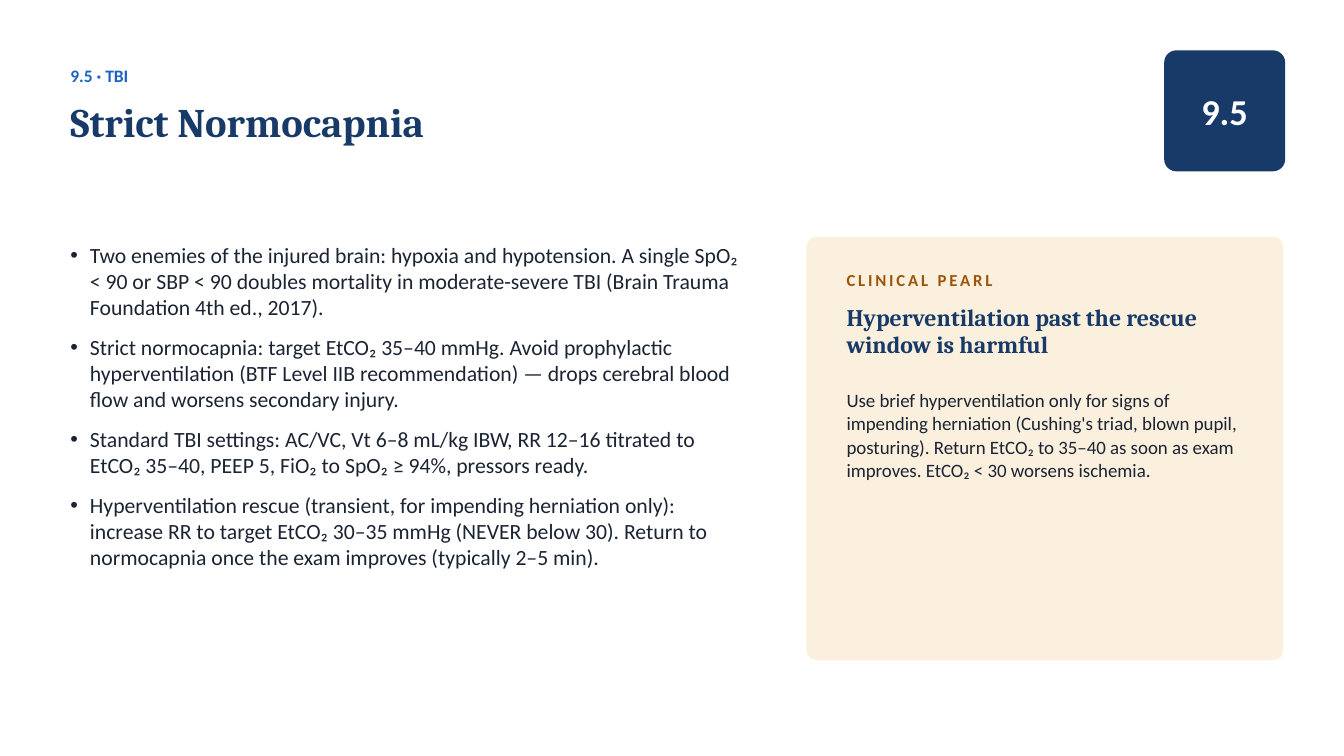
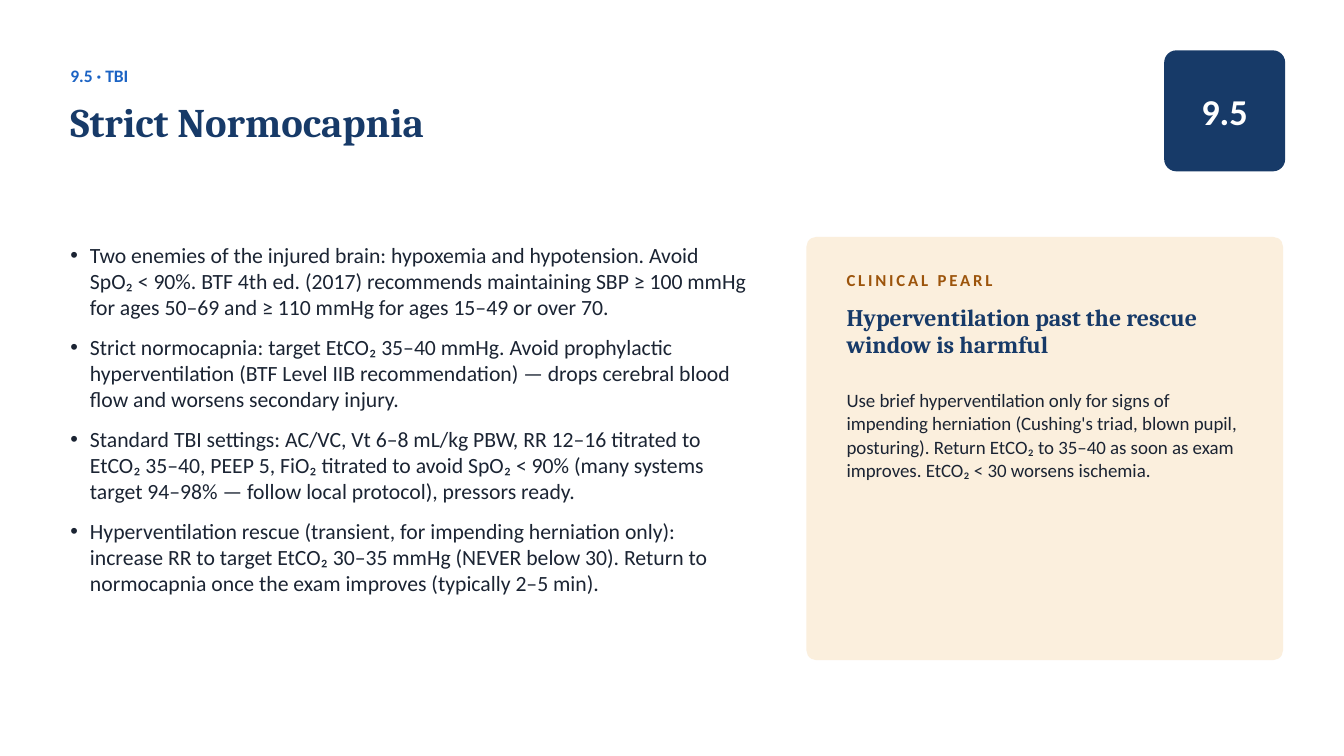
Before and after one commit to amr-kc-protocols/CES, a slide deck: slide 116 of public/decks/ventilator-academy-full-course.pptx. Drawn at 1344x756 pixels with LibreOffice and Linux fonts; fonts in the diff are those of the drawing. Boxes give left, top, right and bottom in pixels: in the first picture for what was removed or moved away, otherwise in the second. Text is boxed around its words. In the diff, an @@ line names an element or a change of style, - is before the commit and + after.

```diff
--- a/public/decks/ventilator-academy-full-course.pptx
+++ b/public/decks/ventilator-academy-full-course.pptx
@@ text at [90,248,745,319]: text changed @@
-• Two enemies of the injured brain: hypoxia and hypotension. A single SpO₂ < 90 or SBP < 90 doubles mortality in moderate-severe TBI (Brain Trauma Foundation 4th ed., 2017).
+• Two enemies of the injured brain: hypoxemia and hypotension. Avoid SpO₂ < 90%. BTF 4th ed. (2017) recommends maintaining SBP ≥ 100 mmHg for ages 50–69 and ≥ 110 mmHg for ages 15–49 or over 70.
@@ text at [90,432,704,503]: text changed @@
-• Standard TBI settings: AC/VC, Vt 6–8 mL/kg IBW, RR 12–16 titrated to EtCO₂ 35–40, PEEP 5, FiO₂ to SpO₂ ≥ 94%, pressors ready.
+• Standard TBI settings: AC/VC, Vt 6–8 mL/kg PBW, RR 12–16 titrated to EtCO₂ 35–40, PEEP 5, FiO₂ titrated to avoid SpO₂ < 90% (many systems target 94–98% — follow local protocol), pressors ready.
```
Also in this commit, not shown: 27 other slides changed, 2 slides added.
